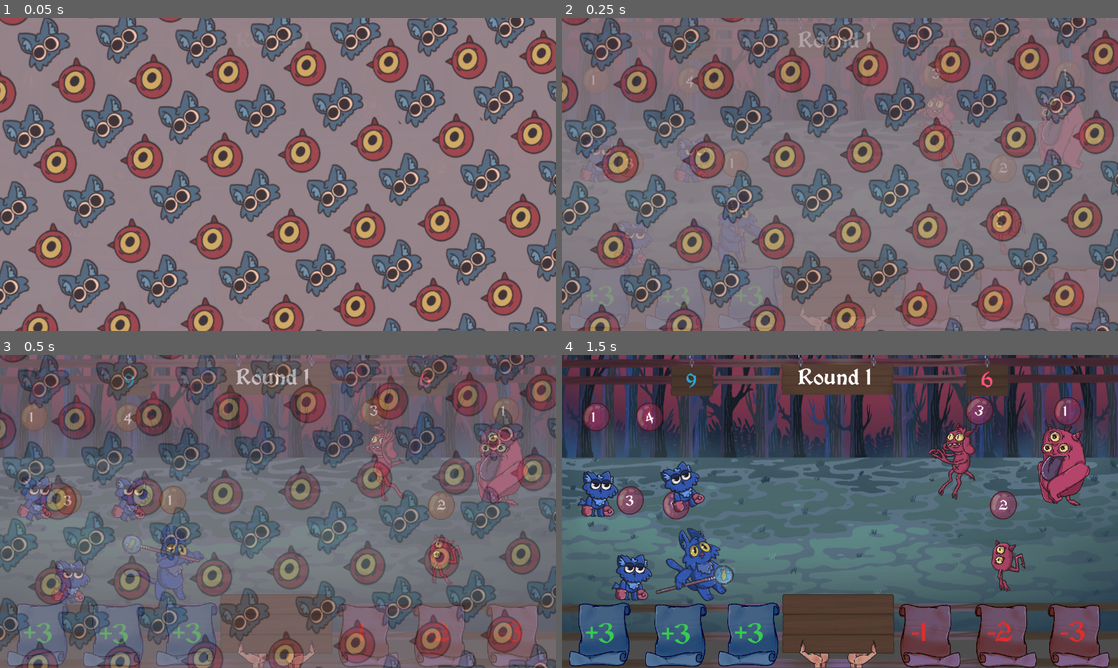
Above: before the commit, frames 1-4 (two rows, left to right).
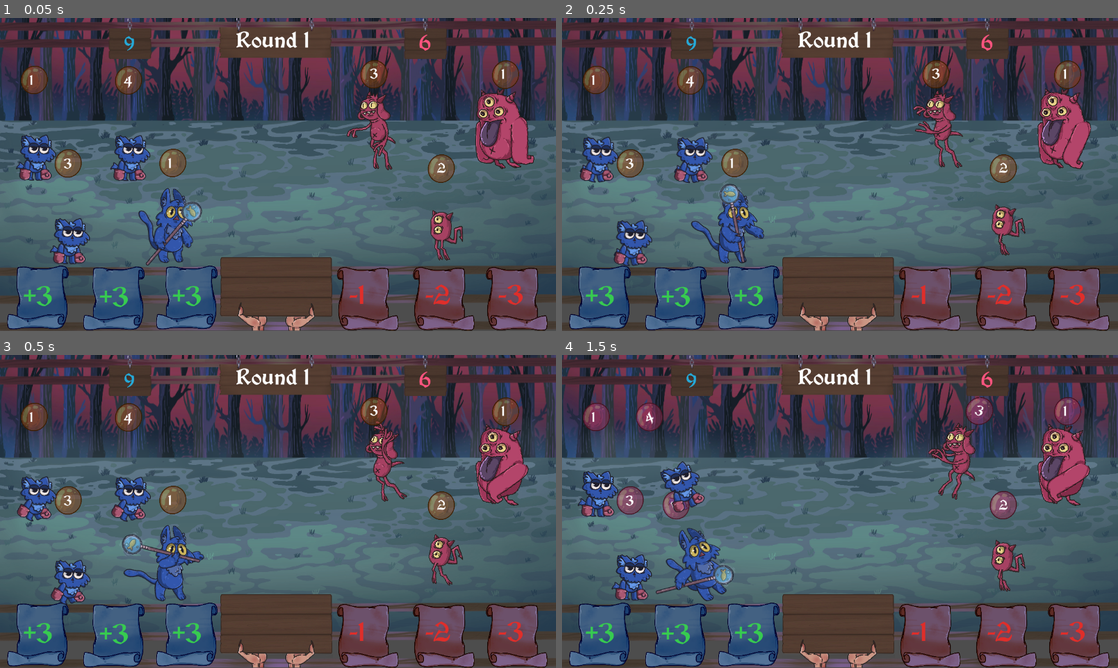
Above: after the commit, the same moments.

Repository: Onizik/Ludum04.24
Game: Godot game, scene res://scenes/main_game.tscn
Two runs of this game, one before a commit and one after it. Both use one fixed random seed, a clock stepped at 60 frames per second and the inputs below.
Inputs (mouse positions are in pixels of both pictures, inside the frame that each line leads up to):
- Up to frame 1 (0.05 s): no input
- Up to frame 2 (0.25 s): no input
- Up to frame 3 (0.5 s): no input
- Up to frame 4 (1.5 s): click "Fight!" at 0.5 s; click (600, 633) at 1.27 s

The runs differ from the first frame. In frame 1, 93% of the frame differs, in the area x 0-100%, y 0-100%; in frame 2, 90%; in frame 3, 81%; in frame 4, nothing differs.

Commit message:
try to delete resrt

Diff:
--- a/scenes/main_game.tscn
+++ b/scenes/main_game.tscn
@@ -1172,10 +1172,10 @@
 tracks/0/interp = 1
 tracks/0/loop_wrap = true
 tracks/0/keys = {
-"times": PackedFloat32Array(0),
-"transitions": PackedFloat32Array(1),
-"update": 1,
-"values": [true]
+"times": PackedFloat32Array(0, 0.001),
+"transitions": PackedFloat32Array(1, 1),
+"update": 1,
+"values": [false, false]
 }
 tracks/1/type = "value"
 tracks/1/imported = false
@@ -1229,6 +1229,33 @@
 "values": [Color(1, 1, 1, 1), Color(1, 1, 1, 0)]
 }
 
+[sub_resource type="Animation" id="Animation_p1fr7"]
+resource_name = "fade_in"
+tracks/0/type = "value"
+tracks/0/imported = false
+tracks/0/enabled = true
+tracks/0/path = NodePath("fade:modulate")
+tracks/0/interp = 1
+tracks/0/loop_wrap = true
+tracks/0/keys = {
+"times": PackedFloat32Array(0, 1),
+"transitions": PackedFloat32Array(1, 1),
+"update": 0,
+"values": [Color(1, 1, 1, 0), Color(1, 1, 1, 1)]
+}
+tracks/1/type = "value"
+tracks/1/imported = false
+tracks/1/enabled = true
+tracks/1/path = NodePath("fade:visible")
+tracks/1/interp = 1
+tracks/1/loop_wrap = true
+tracks/1/keys = {
+"times": PackedFloat32Array(0),
+"transitions": PackedFloat32Array(1),
+"update": 1,
+"values": [true]
+}
+
 [sub_resource type="Animation" id="Animation_dw6bx"]
 resource_name = "result"
 tracks/0/type = "value"
@@ -1248,6 +1275,7 @@
 _data = {
 "RESET": SubResource("Animation_nkjan"),
 "fade": SubResource("Animation_cp4a2"),
+"fade_in": SubResource("Animation_p1fr7"),
 "result": SubResource("Animation_dw6bx")
 }
 
@@ -1543,6 +1571,7 @@
 "
 
 [node name="fade" type="Sprite2D" parent="."]
+visible = false
 z_index = 6
 position = Vector2(640, 360)
 scale = Vector2(1.3, 1.3)
@@ -1611,6 +1640,7 @@
 theme_override_font_sizes/font_size = 50
 text = "Next Round!"
 
+[connection signal="animation_finished" from="anim_game" to="." method="_on_anim_game_animation_finished"]
 [connection signal="animation_finished" from="fadea" to="." method="_on_fadea_animation_finished"]
 [connection signal="current_animation_changed" from="fadea" to="." method="_on_fadea_current_animation_changed"]
 [connection signal="pressed" from="footer_bg/fight" to="." method="_on_fight_pressed"]
--- a/scripts/global.gd
+++ b/scripts/global.gd
@@ -14,6 +14,7 @@
 var win = 0
 var los1 = 0
 var los2 = 0
+var result = 0
 # Called when the node enters the scene tree for the first time.
 func _ready():
 	pass # Replace with function body.
--- a/scripts/main_game.gd
+++ b/scripts/main_game.gd
@@ -28,7 +28,7 @@
 
 # Called when the node enters the scene tree for the first time.
 func _ready():
-	$fadea.play("fade")
+	#$fadea.play("fade")
 	$header_bg/round/round.text = str("Round " + str($"/root/Global".round))
 	generate()
 	add_some()
@@ -314,17 +314,41 @@
 	$anim_game.play("fight")
 	result = int($header_bg/count_left/text.text) - int($header_bg/count_right/text.text)
 	$"/root/Global".round +=1
+	$"/root/Global".result = result
 	if result >0:
 		$"/root/Global".los1 += 1
 	elif result<0:
 		$"/root/Global".los2 += 1
 	elif result==0:
 		$"/root/Global".win += 1
+
+	results()
 	pass # Replace with function body.
 
 
-func _on_fadea_animation_finished(anim_name):
-	pass # Replace with function body.
+
+
+func results ():
+	if $"/root/Global".result >0:
+		$fade/stick/info/cat/count.text = "= " + str(result)
+		$fade/stick/info/bes/count.text = "= 0"
+		$fade/stick/info/result.text = "Cats won this round!"
+	elif $"/root/Global".result <0:
+		$fade/stick/info/bes/count.text = "= " + str(result)
+		$fade/stick/info/cat/count.text = "= 0"
+		$fade/stick/info/result.text = "Demons won this round!"
+	elif $"/root/Global".result ==0:
+		$fade/stick/info/bes/count.text = "= 0"
+		$fade/stick/info/cat/count.text = "= 0"
+		$fade/stick/info/result.text = "Tie! Well done!"
+	print("er")
+	$fadea.play("fade_in")
+
+	$fadea.play("result")
 
 func new_round():
 	pass
+
+
+func _on_anim_game_animation_finished(anim_name):
+	pass # Replace with function body.
Not shown: 1 places in scenes/main_game.tscn that only renumber resources
